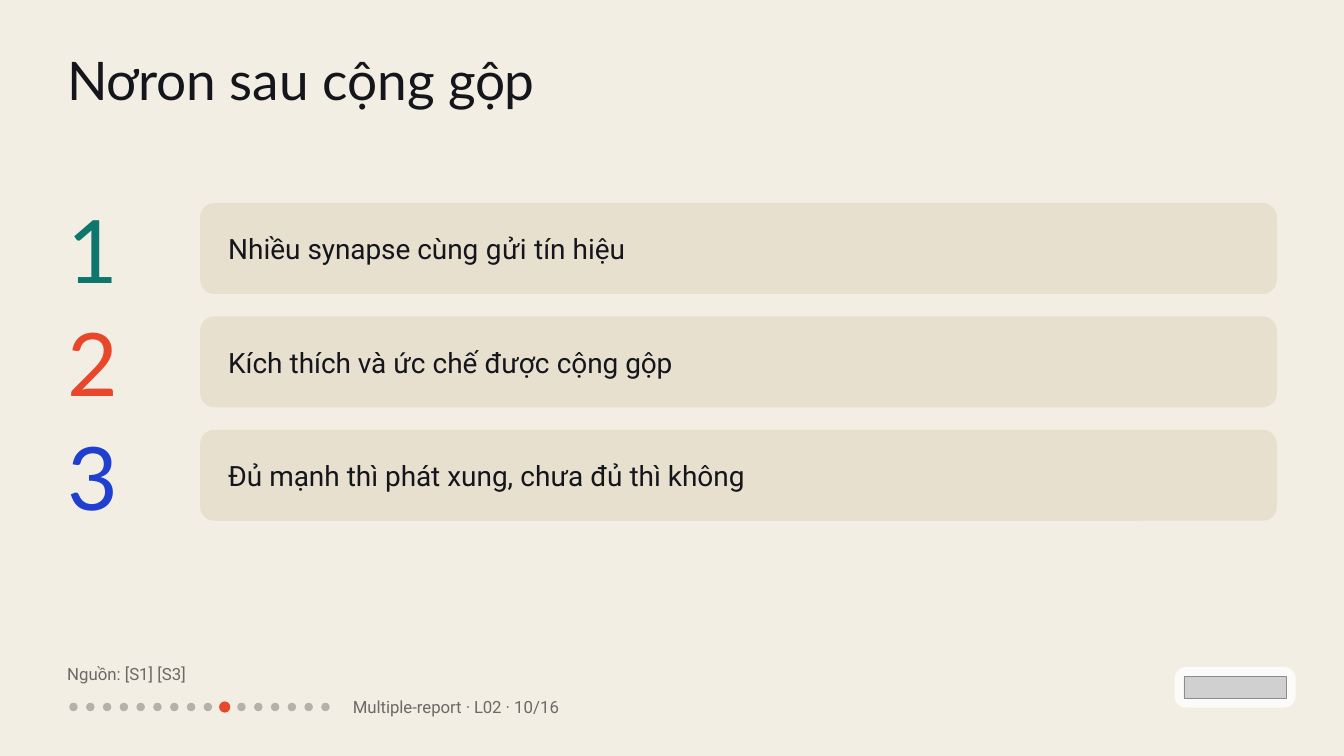
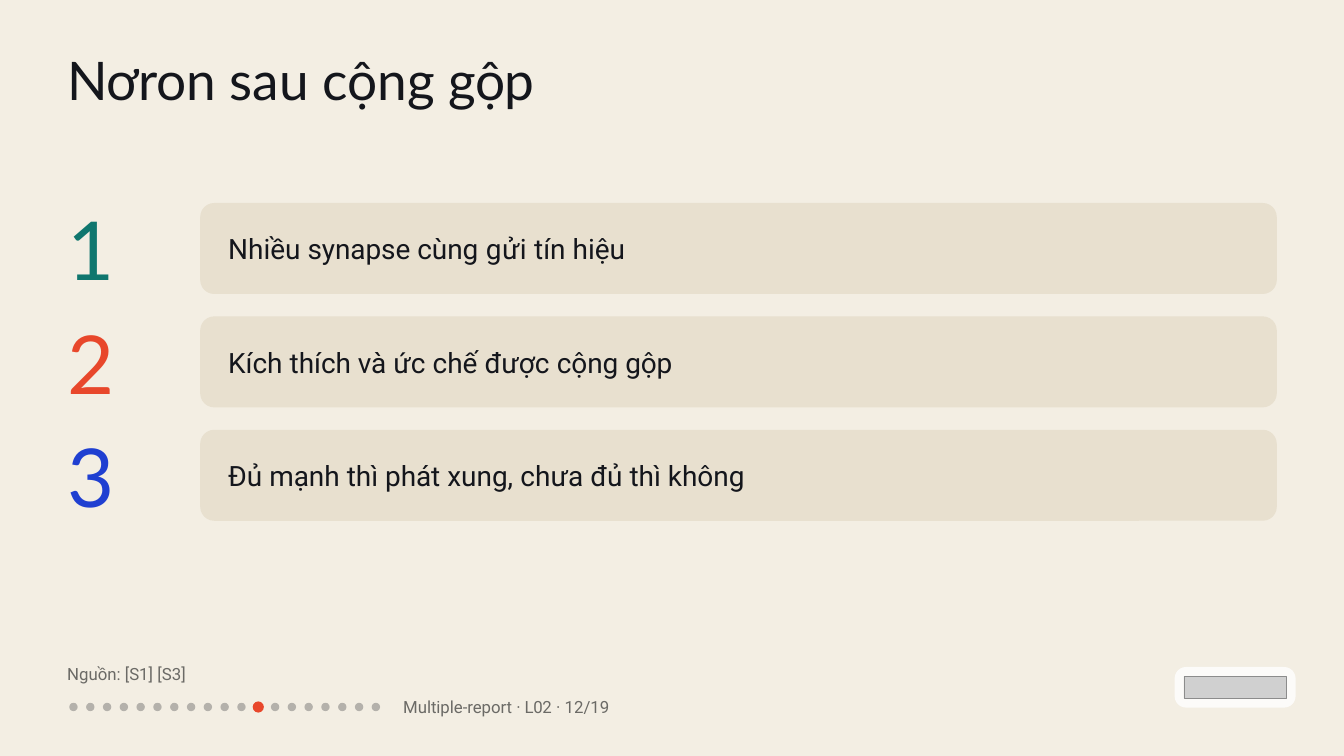
Before and after one commit to vohoailinh90/Multiple-report, a slide deck: slide 12 of lessons/L02/L02.pptx (slide 10 before the commit). Drawn at 1344x756 pixels with LibreOffice and Linux fonts; fonts in the diff are those of the drawing; grey boxes stand for pictures. Boxes give left, top, right and bottom in pixels: in the first picture for what was removed or moved away, otherwise in the second. Text is boxed around its words. In the diff, an @@ line names an element or a change of style, - is before the commit and + after.

```diff
--- a/lessons/L02/L02.pptx
+++ b/lessons/L02/L02.pptx
@@ text "1" at (x1=67, y1=221, x2=114, y2=280): size 93.7 to 87 pt @@
@@ text "2" at (x1=67, y1=335, x2=114, y2=394): size 93.7 to 87 pt, letter spacing 0 to 0.1 pt @@
@@ text "3" at (x1=67, y1=448, x2=114, y2=508): size 93.7 to 87 pt, letter spacing 0.1 to 0 pt @@
@@ ellipse at (x1=220, y1=703, x2=228, y2=711): fill #E8472B to #14161C at 28% opacity @@
@@ ellipse at (x1=253, y1=702, x2=264, y2=713): fill #14161C at 28% opacity to #E8472B @@
@@ ellipse added at (x1=338, y1=703, x2=346, y2=711), fill #14161C at 28% opacity @@
@@ ellipse added at (x1=355, y1=703, x2=363, y2=711), fill #14161C at 28% opacity @@
@@ ellipse added at (x1=372, y1=703, x2=380, y2=711), fill #14161C at 28% opacity @@
@@ text at (x1=403, y1=700, x2=610, y2=717): text changed @@
-Multiple-report · L02 · 10/16
+Multiple-report · L02 · 12/19
```
Also in this commit, not shown: 15 other slides changed, 3 slides added, 43 other files.
